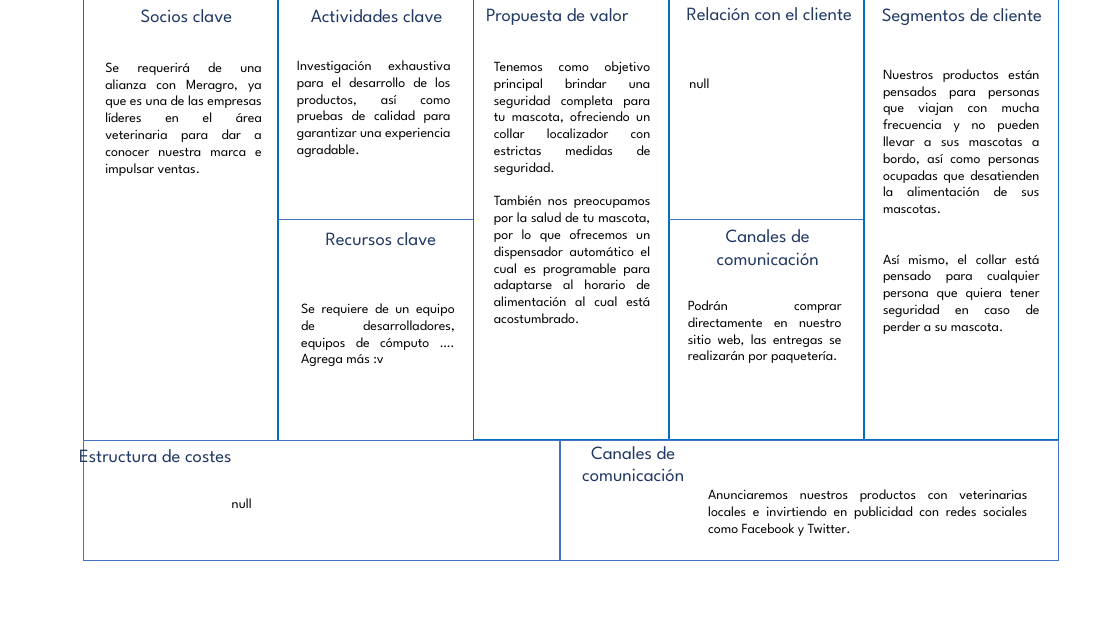
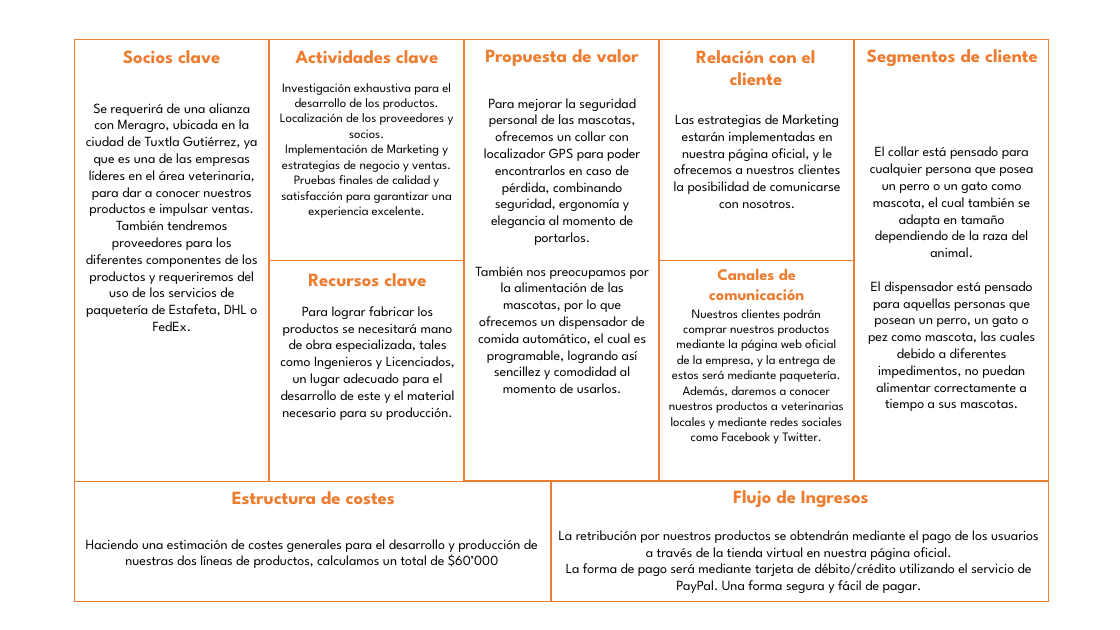
Before and after one commit to elticha/Proyecto-Empresa, a slide deck: slide 2 of Canvas Model/canvas.pptx. Drawn at 1120x630 pixels with LibreOffice and Linux fonts; fonts in the diff are those of the drawing; background and template pictures are left out. Boxes give left, top, right and bottom in pixels: in the first picture for what was removed or moved away, otherwise in the second. Text is boxed around its words. In the diff, an @@ line names an element or a change of style, - is before the commit and + after.

Commit message:
Actualización del Modelo Canvas
Se cambiaron diseños generales y se actualizaron los detalles de los diferentes componentes del modelo.
Versión: Semi-final.

```diff
--- a/Canvas Model/canvas.pptx
+++ b/Canvas Model/canvas.pptx
@@ 3 texts: place and size @@
-3 texts at (141,8,629,246)
+3 texts at (123,49,639,287)
@@ text "Propuesta de valor" at (485,49,639,66): text colour #203864 to #ED7D31, bold on; alignment left to centre @@
@@ 7 rectangles, 2 texts, 2 lines: place and size @@
-7 rectangles, 2 texts, 2 lines at (84,0,1059,560)
+7 rectangles, 2 texts, 2 lines at (74,39,1049,602)
@@ text "Relación con el cliente": place and size @@
-text "Relación con el cliente" at (687,7,852,21)
+text "Relación con el cliente" at (696,50,816,86)
@@ fill none to #FFFFFF; outline #0070C0 1 pt to #ED7D31 1 pt in 5 elements at (74,39,268,481), (854,39,1049,481), (465,39,659,481), (270,39,464,481), (660,39,854,481) @@
@@ text at (280,83,454,218): text changed; size 12 to 11 pt @@
-Investigación exhaustiva para el desarrollo de los productos, así como pruebas de calidad para garantizar una experiencia agradable.
+Investigación exhaustiva para el desarrollo de los productos.
+Localización de los proveedores y socios.
+Implementación de Marketing y estrategias de negocio y ventas.
+Pruebas finales de calidad y satisfacción para garantizar una experiencia excelente.
@@ text at (86,103,258,331): text changed @@
-Se requerirá de una alianza con Meragro, ya que es una de las empresas líderes en el área veterinaria para dar a conocer nuestra marca e impulsar ventas.
+Se requerirá de una alianza con Meragro, ubicada en la ciudad de Tuxtla Gutiérrez, ya que es una de las empresas líderes en el área veterinaria, para dar a conocer nuestros productos e impulsar ventas.
+También tendremos proveedores para los diferentes componentes de los productos y requeriremos del uso de los servicios de paquetería de Estafeta, DHL o FedEx.
@@ text at (475,98,649,393): text changed @@
-Tenemos como objetivo principal brindar una seguridad completa para tu mascota, ofreciendo un collar localizador con estrictas medidas de seguridad.
-También nos preocupamos por la salud de tu mascota, por lo que ofrecemos un dispensador automático el cual es programable para adaptarse al horario de alimentación al cual está acostumbrado.
+Para mejorar la seguridad personal de las mascotas, ofrecemos un collar con localizador GPS para poder encontrarlos en caso de pérdida, combinando seguridad, ergonomía y elegancia al momento de portarlos.
+También nos preocupamos por la alimentación de las mascotas, por lo que ofrecemos un dispensador de comida automático, el cual es programable, logrando así sencillez y comodidad al momento de usarlos.
@@ text at (674,114,841,208): text changed @@
-null
+Las estrategias de Marketing estarán implementadas en nuestra página oficial, y le ofrecemos a nuestros clientes la posibilidad de comunicarse con nosotros.
@@ text at (868,146,1035,411): text changed @@
-Nuestros productos están pensados para personas que viajan con mucha frecuencia y no pueden llevar a sus mascotas a bordo, así como personas ocupadas que desatienden la alimentación de sus mascotas.
-Así mismo, el collar está pensado para cualquier persona que quiera tener seguridad en caso de perder a su mascota.
+El collar está pensado para cualquier persona que posea un perro o un gato como mascota, el cual también se adapta en tamaño dependiendo de la raza del animal.
+El dispensador está pensado para aquellas personas que posean un perro, un gato o pez como mascota, las cuales debido a diferentes impedimentos, no puedan alimentar correctamente a tiempo a sus mascotas.
@@ text in rectangle at (365,219,388,220): text removed @@
-CV
@@ text in rectangle at (559,212,582,234): text removed @@
-CV
@@ text in rectangle at (755,219,778,233): text removed @@
-CV
@@ line (270, 260) - (464, 260): stroke #4472C4 0.5 pt to #ED7D31 0.5 pt @@
@@ text "Canales de comunicación": place and size @@
-text "Canales de comunicación" at (717,229,819,266)
+text "Canales de comunicación" at (709,268,805,300)
@@ text "Canales de comunicación" at (709,268,805,300): size 16 to 14 pt, text colour #203864 to #ED7D31, bold on @@
@@ line (660, 260) - (854, 260): stroke #4472C4 0.5 pt to #ED7D31 0.5 pt @@
@@ text at (280,306,455,420): text changed @@
-Se requiere de un equipo de desarrolladores, equipos de cómputo …. Agrega más :v
+Para lograr fabricar los productos se necesitará mano de obra especializada, tales como Ingenieros y Licenciados, un lugar adecuado para el desarrollo de este y el material necesario para su producción.
@@ text at (669,309,844,444): text changed; size 12 to 11 pt @@
-Podrán comprar directamente en nuestro sitio web, las entregas se realizarán por paquetería.
+Nuestros clientes podrán comprar nuestros productos mediante la página web oficial de la empresa, y la entrega de estos será mediante paquetería.
+Además, daremos a conocer nuestros productos a veterinarias locales y mediante redes sociales como Facebook y Twitter.
@@ rectangle at (74,481,550,602): fill none to #FFFFFF; outline #4472C4 1 pt to #ED7D31 1 pt @@
@@ text colour #203864 to #ED7D31, bold on in 6 elements at (867,49,1038,66), (296,50,438,64), (308,273,426,287), (123,50,220,64), (696,50,816,86), (232,491,395,505) @@
@@ text "Estructura de costes": place and size @@
-text "Estructura de costes" at (79,443,232,469)
+text "Estructura de costes" at (232,491,395,505)
@@ rectangle at (551,481,1049,602): fill none to #FFFFFF; outline #4472C4 1 pt to #ED7D31 1 pt @@
@@ text at (733,490,869,507): text changed; text colour #203864 to #ED7D31; bold on @@
-Canales de comunicación
+Flujo de Ingresos
@@ text at (86,539,538,568): text changed @@
-null
+Haciendo una estimación de costes generales para el desarrollo y producción de nuestras dos líneas de productos, calculamos un total de $60’000
@@ text at (559,530,1039,593): text changed @@
-Anunciaremos nuestros productos con veterinarias locales e invirtiendo en publicidad con redes sociales como Facebook y Twitter.
+La retribución por nuestros productos se obtendrán mediante el pago de los usuarios a través de la tienda virtual en nuestra página oficial.
+La forma de pago será mediante tarjeta de débito/crédito utilizando el servicio de PayPal. Una forma segura y fácil de pagar.
```
Also in this commit, not shown: 1 other slide changed.
